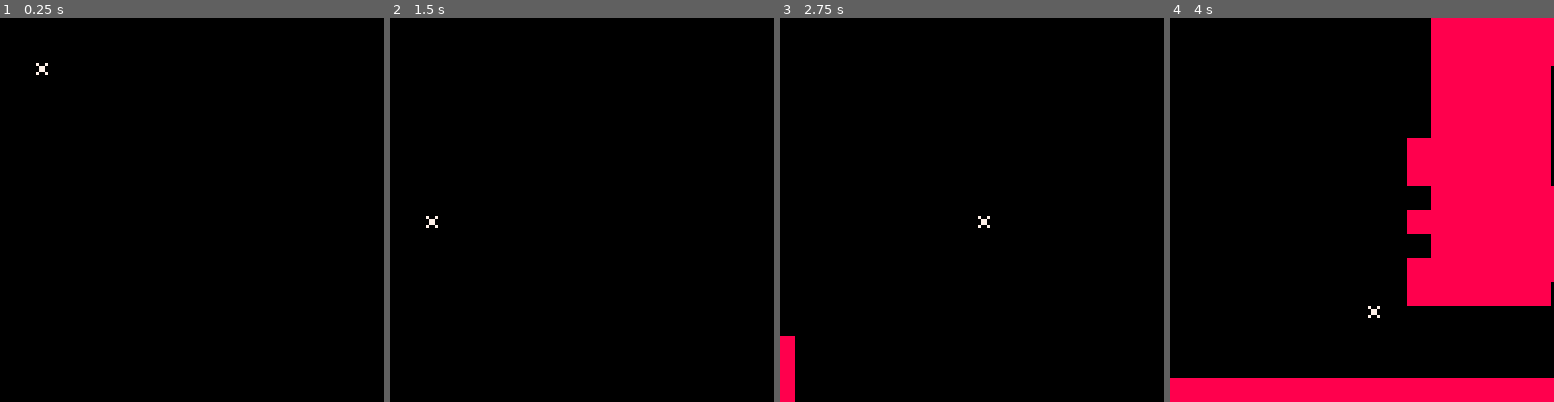
Above: before the commit, frames 1-4 (left to right).
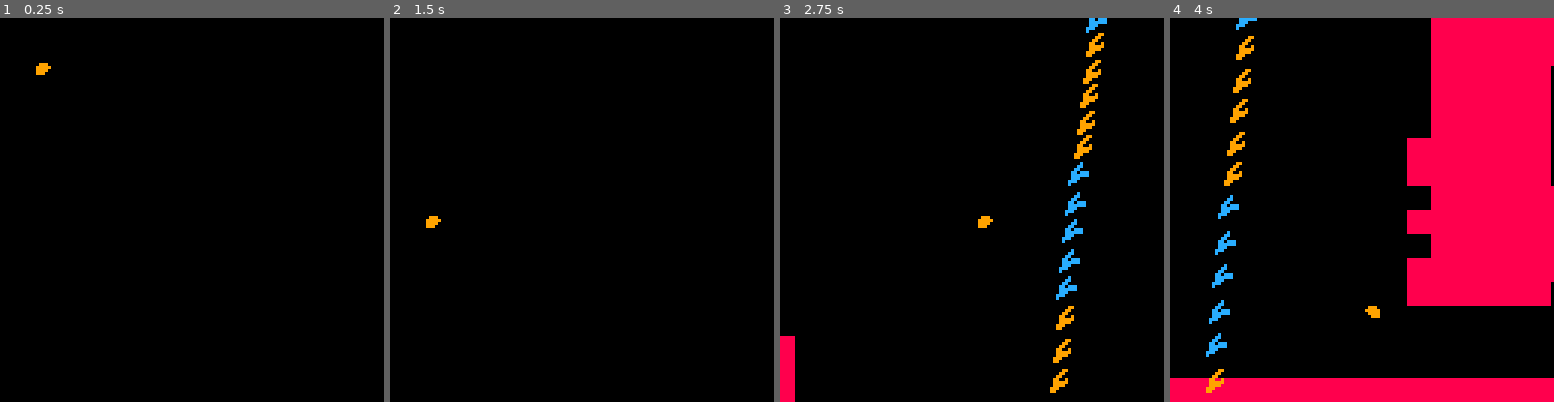
Above: after the commit, the same moments.

Repository: pratik2709/anotherPlatformer
Game: PICO-8 cartridge player.p8
The game is run twice, just before and just after one commit, with the same random seed, the same clock (stepped at 60 frames per second) and the same inputs.
Inputs:
- Up to frame 1 (0.25 s): no input
- Up to frame 2 (1.5 s): tap O (Z key) at 0.7 s
- Up to frame 3 (2.75 s): hold Right 1.6-2.1 s; tap O (Z key) at 1.7, 2.1, 2.5 s; hold Up 2.15-2.42 s; hold Right from 2.47 s (still down)
- Up to frame 4 (4 s): tap O (Z key) at 2.9, 3.3, 3.7 s; release Right at 3.03 s; hold Left 3.08-3.58 s; hold Down 3.63-3.97 s

The runs differ from the first frame. In frame 1, 0.1% of the frame differs, in the area x 9-14%, y 11-15%; in frame 2, 0.1%; in frame 3, 2.0%, in the area x 51-86%, y 0-98%; in frame 4, 1.7%.

Commit message:
intermediate for animation

Diff:
--- a/player.p8
+++ b/player.p8
@@ -8,6 +8,7 @@
  level=1,
 }
 player = {}
+baddie={}
 baddies = {}
 cam = {}
 function draw_debug()
@@ -57,11 +58,72 @@
   initialize_shooter()
 end
 
---*****************Ground Enemy***********************
-
-
-
---******************Shooter*************************
+--*****************ground enemy***********************
+-- create a baddie
+function baddie:new(x,y)
+	local o={}
+	setmetatable(o, self)
+	self.__index = self
+	o.x=x
+	o.y=y
+  o.w=8
+  o.h=8
+	o.dx=10
+	o.dy=0
+	o.spr=016
+	o.frms=2
+  o.falltimer = 0
+	o.isfaceright=false
+	o.bounce=true --do we turn around at a wall?
+	o.bad=true
+	return o
+end
+
+function baddie:draw()
+	if self.isfaceright then
+		anim(self,self.spr,self.frms,6,true)
+	else
+		anim(self,self.spr,self.frms,6,false)
+	end
+end
+
+function baddie:move()
+	self.startx=self.x
+	if self.isfaceright then
+		self.dx=1
+	else
+		self.dx=-1
+	end
+	updloc(self)
+end
+
+function baddie:update()
+end
+
+function spawn_baddies(plyrx)
+    local bad = baddie:new(20*8,68*2)
+   	add(baddies,bad)
+ -- for y=0,16 do
+ --  for x=(plyrx/8)-10,(plyrx/8)+10 do
+ --  --  val = mget(x,y)
+ --  --  if fget(val,2) then
+ --    local bad = baddie:new(x*8,y*8)
+	-- 	add(baddies,bad)
+	-- 	-- mset(x,y,0)
+ -- --   end
+ --  end
+ -- end
+end
+
+function updloc(actor)
+	--moveleft/right
+	actor.x+=actor.dx
+	--accumulate gravity
+	actor.dy+=globals.gravity
+	--fall
+	actor.y+=actor.dy
+end
+--******************shooter*************************
 
 function initialize_shooter()
   ship = {
@@ -209,6 +271,12 @@
     player1:move()
     player1:update()
     checkwallcollision(player1)
+    spawn_baddies(player1:getx())
+  	for i,actor in pairs(baddies) do
+  		actor:move()
+  		-- checkwallcollision(actor)
+  		-- player1:collide(actor)
+  	end
   elseif globals.level == 2 then
     update_stars()
     update_shooter()
@@ -221,6 +289,9 @@
    mycam:followplayer(player1:getx(), player1.y)
    player1:draw()
    map(0,0,0,0,128,128)
+   for i, actor in pairs(baddies) do
+ 		actor:draw()
+ 	 end
  elseif globals.level==2 then
    draw_shooter()
 
@@ -346,7 +417,6 @@
  o.w=6
  o.h=6
 
- o.isgrounded = false
  o.standing=false
  o.hanging=false
  o.isfacingright = true
@@ -524,20 +594,22 @@
  -- draw only non flash frame
  if self.flash == false then
   --draw the sprite either left or right
-  if not self.isgrounded then
+  if not self.standing then
    if self.isfacingright then
-    spr(0,self.x, self.y, 1, 1, false)
+    spr(033,self.x, self.y, 1, 1, false)
    else
-    spr(0,self.x, self.y, 1, 1, true)
+    spr(033,self.x, self.y, 1, 1, true)
    end
-  elseif self.dx>=0 then
+  elseif self.dx==0 then
    if self.isfacingright then
-    spr(0,self.x, self.y, 1, 1, false)
+    spr(033,self.x, self.y, 1, 1, false)
    else
-    spr(0,self.x, self.y, 1, 1, true)
+    spr(033,self.x, self.y, 1, 1, true)
    end
+  elseif self.dx>0 then
+    anim(self,033,037,10,false)
   else
-    spr(0,self.x, self.y, 1, 1, true)
+    anim(self,033,037,10,true)
   end
  end
 
@@ -613,7 +685,7 @@
    actor.starting_tile = 0
   end
  end
- actor.frame = start_frame + actor.
+ actor.frame = start_frame + actor.starting_tile
  spr(actor.frame,actor.x,actor.y,1,1,flipper)
 
 end
@@ -628,21 +700,21 @@
 0070070088888888000000009bbbbbb9cccccccc0000000000000000000000000000000000000000000000000000000000000000000000000000000000000000
 0000000088888888000000009bbbbbb90c0cc0c00000000000000000000000000000000000000000000000000000000000000000000000000000000000000000
 00000000888888880000000099999999000000000000000000000000000000000000000000000000000000000000000000000000000000000000000000000000
-00000000000000000000000000000000000000000000000000000000000000000000000000000000000000000000000000000000000000000000000000000000
-00000000000000000000000000000000000000000000000000000000000000000000000000000000000000000000000000000000000000000000000000000000
-00000000000000000000000000000000000000000000000000000000000000000000000000000000000000000000000000000000000000000000000000000000
-00000000000000000000000000000000000000000000000000000000000000000000000000000000000000000000000000000000000000000000000000000000
-00000000000000000000000000000000000000000000000000000000000000000000000000000000000000000000000000000000000000000000000000000000
-00000000000000000000000000000000000000000000000000000000000000000000000000000000000000000000000000000000000000000000000000000000
-00000000000000000000000000000000000000000000000000000000000000000000000000000000000000000000000000000000000000000000000000000000
-00000000000000000000000000000000000000000000000000000000000000000000000000000000000000000000000000000000000000000000000000000000
-00000000000000000000000000000000000000000000000000000000000000000000000000000000000000000000000000000000000000000000000000000000
-00000000000000000000000000000000000000000000000000000000000000000000000000000000000000000000000000000000000000000000000000000000
-00000000000000000000000000000000000000000000000000000000000000000000000000000000000000000000000000000000000000000000000000000000
-00000000000000000000000000000000000000000000000000000000000000000000000000000000000000000000000000000000000000000000000000000000
-00000000000000000000000000000000000000000000000000000000000000000000000000000000000000000000000000000000000000000000000000000000
-00000000000000000000000000000000000000000000000000000000000000000000000000000000000000000000000000000000000000000000000000000000
-00000000000000000000000000000000000000000000000000000000000000000000000000000000000000000000000000000000000000000000000000000000
+000009900000c0000000000000000000000000000000000000000000000000000000000000000000000000000000000000000000000000000000000000000000
+00009900000cc0000000000000000000000000000000000000000000000000000000000000000000000000000000000000000000000000000000000000000000
+0009900000cc00000000000000000000000000000000000000000000000000000000000000000000000000000000000000000000000000000000000000000000
+009900900cc0ccc00000000000000000000000000000000000000000000000000000000000000000000000000000000000000000000000000000000000000000
+009999900cccccc00000000000000000000000000000000000000000000000000000000000000000000000000000000000000000000000000000000000000000
+009999000ccc00000000000000000000000000000000000000000000000000000000000000000000000000000000000000000000000000000000000000000000
+09990000ccc000000000000000000000000000000000000000000000000000000000000000000000000000000000000000000000000000000000000000000000
+09900000c00000000000000000000000000000000000000000000000000000000000000000000000000000000000000000000000000000000000000000000000
+00000000000000000000000000000000000000000000000000000000000000000000000000000000000000000000000000000000000000000000000000000000
+00000000000000000000000000009900000000000000000000000000000000000000000000000000000000000000000000000000000000000000000000000000
+00000000000999000009990000009990000990990090900000000000000000000000000000000000000000000000000000000000000000000000000000000000
+00000000009999900099999009999990099009000099990000000000000000000000000000000000000000000000000000000000000000000000000000000000
+00000000009999000099990009999900000090000099990000000000000000000000000000000000000000000000000000000000000000000000000000000000
+00000000009990000999990000999900009900000090990000000000000000000000000000000000000000000000000000000000000000000000000000000000
+00000000000000000000900000000000000000000090000000000000000000000000000000000000000000000000000000000000000000000000000000000000
 00000000000000000000000000000000000000000000000000000000000000000000000000000000000000000000000000000000000000000000000000000000
 00000000000000000000000000000000000000000000000000000000000000000000000000000000000000000000000000000000000000000000000000000000
 00000000000000000000000000000000000000000000000000000000000000000000000000000000000000000000000000000000000000000000000000000000
